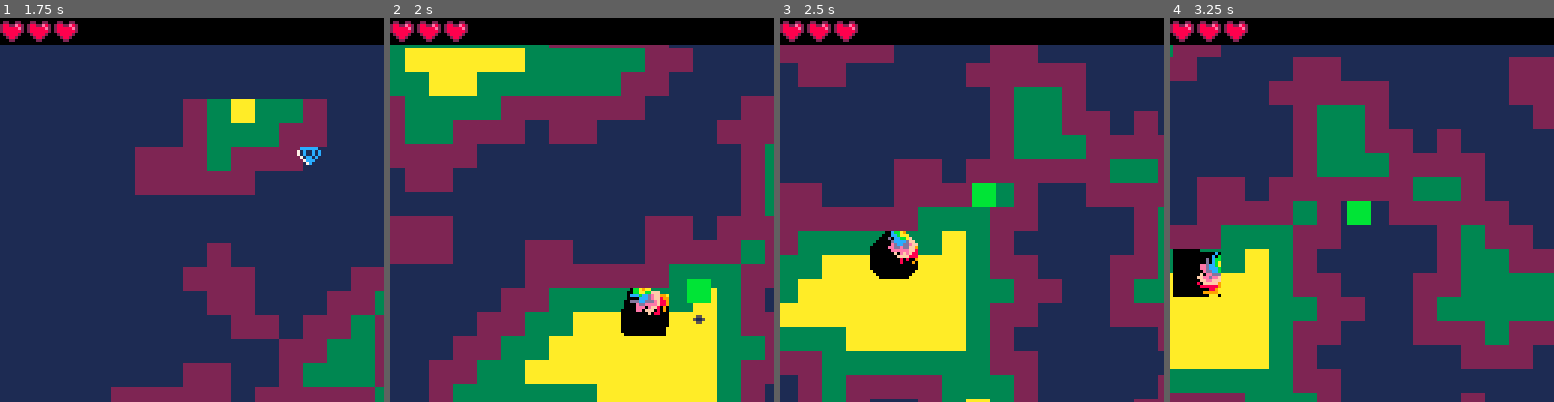
Above: before the commit, frames 1-4 (left to right).
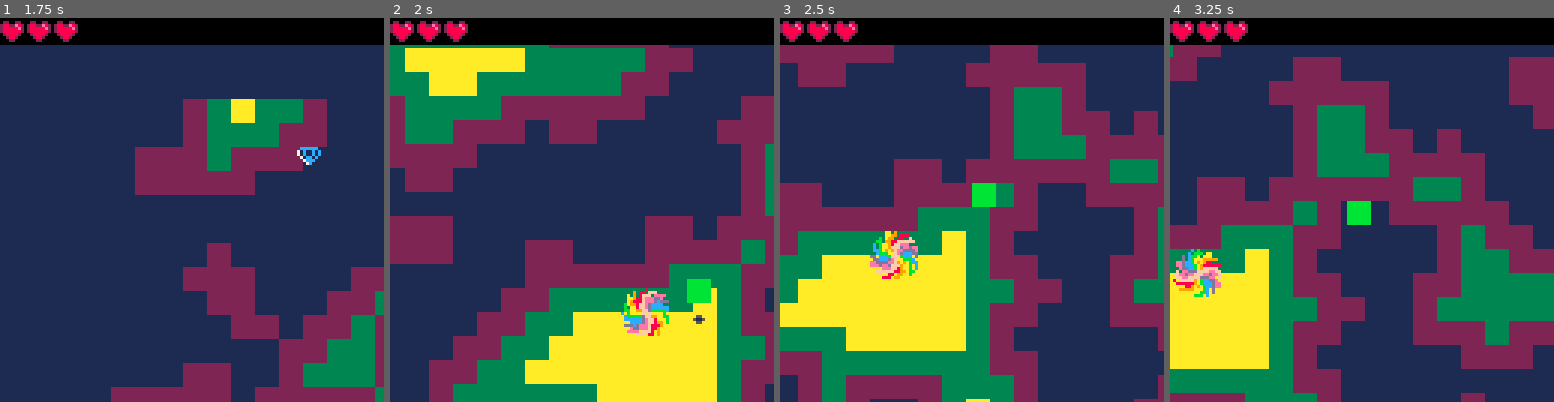
Above: after the commit, the same moments.

Repository: EPUJelly/DJAM8-source
Game: PICO-8 cartridge src/djam8.p8
Two runs of this game, one before a commit and one after it. Both use one fixed random seed, a clock stepped at 60 frames per second and the inputs below.
Inputs:
- Up to frame 1 (1.75 s): tap X (X key) at 0.33, 1.07 s; hold Right from 1.6 s (still down)
- Up to frame 2 (2 s): keep holding Right; tap X (X key) at 1.85 s
- Up to frame 3 (2.5 s): release Right at 2.1 s; hold Up 2.15-2.42 s; hold Right from 2.47 s (still down)
- Up to frame 4 (3.25 s): tap X (X key) at 2.97 s; release Right at 3.03 s; hold Left from 3.08 s (still down)

Frame 1 is identical in both runs. In frame 2, 1.4% of the frame differs, in the area x 60-73%, y 70-83%; in frame 3, 1.3%; in frame 4, 1.5%, in the area x 0-14%, y 60-73%.

Commit message:
portal gfx now works properly

Diff:
--- a/src/djam8.p8
+++ b/src/djam8.p8
@@ -277,7 +277,7 @@
 	if startx == 0 and starty == 0 then
 		print("failed to generate level correctly :(",8)
 	else
-		spr_r(16,startx-8,starty-8,portalangle,2,2)
+		spr_r(8,startx-8,starty-8,portalangle,2,2)
 	end
 	spr(player.s_sprite+5,player.x-4,player.y-4)
 	drawgems()
@@ -309,26 +309,29 @@
 --gfx
 
 function spr_r(s,x,y,a,w,h)
- sw=(w or 1)*8
- sh=(h or 1)*8
- sx=(s%8)*8
- sy=flr(s/8)*8
- x0=flr(0.5*sw)
- y0=flr(0.5*sh)
- a=a/360
- sa=sin(a)
- ca=cos(a)
- for ix=0,sw-1 do
-  for iy=0,sh-1 do
-   dx=ix-x0
-   dy=iy-y0
-   xx=flr(dx*ca-dy*sa+x0)
-   yy=flr(dx*sa+dy*ca+y0)
-   if (xx>=0 and xx<sw and yy>=0 and yy<=sh) then
-    pset(x+ix,y+iy,sget(sx+xx,sy+yy))
-   end
-  end
- end
+    sw=(w or 1)*8
+    sh=(h or 1)*8
+    sx=(s%8)*8
+    sy=flr(s/8)*8
+    x0=flr(0.5*sw)
+    y0=flr(0.5*sh)
+    a=a/360
+    sa=sin(a)
+    ca=cos(a)
+    for ix=0,sw-1 do
+        for iy=0,sh-1 do
+            dx=ix-x0
+            dy=iy-y0
+            xx=flr(dx*ca-dy*sa+x0)
+            yy=flr(dx*sa+dy*ca+y0)
+            if (xx>=0 and xx<sw and yy>=0 and yy<sh) then
+                local col = sget(sx+xx,sy+yy)
+                if col != 0 then
+                    pset(x+ix,y+iy,col)
+                end
+            end
+        end
+    end
 end
 
 function add_fx(x,y,die,dx,dy,grav,grow,shrink,r,c_table)
